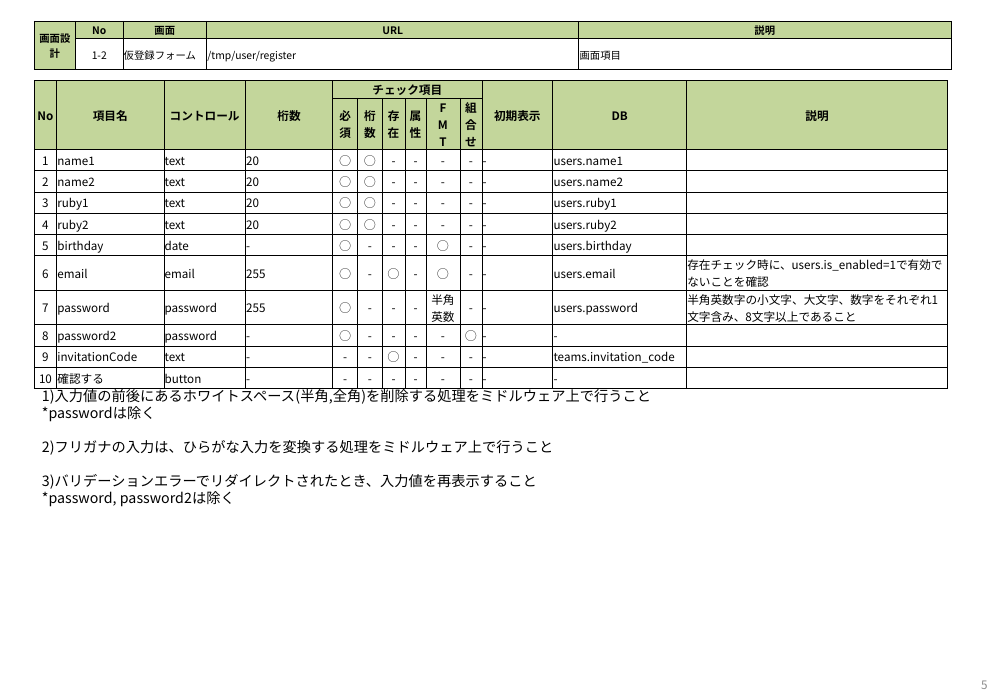
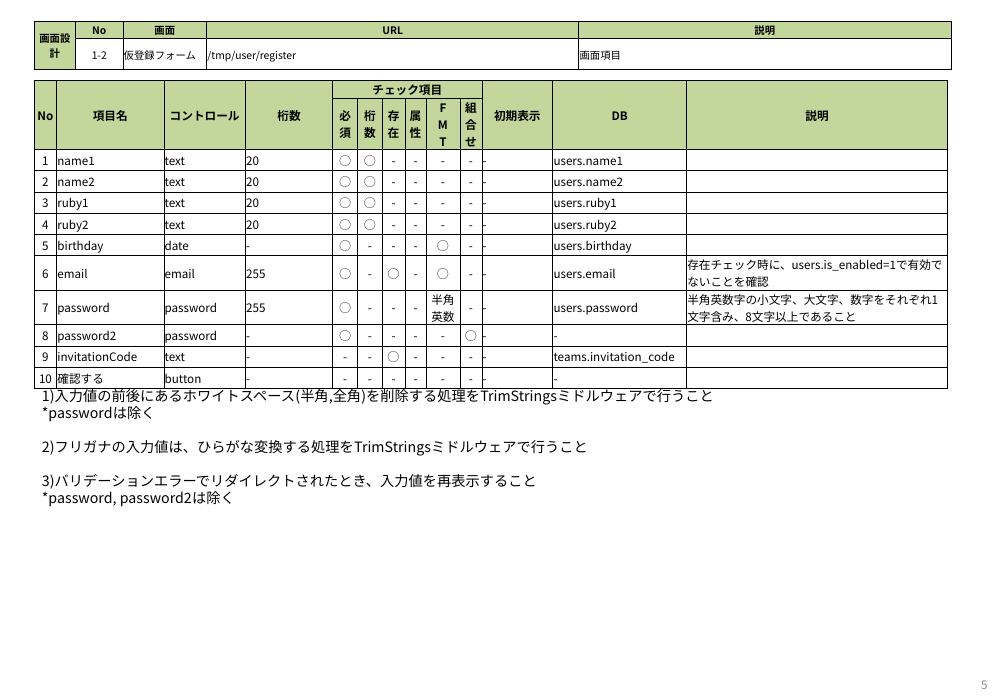
Before and after one commit to tooiea/OnLineDatingWithSportsApp, a slide deck: slide 5 of documents/OLDs_temp_user_register_document_spec.pptx. Drawn at 1008x698 pixels with LibreOffice and Linux fonts; fonts in the diff are those of the drawing. Boxes give left, top, right and bottom in pixels: in the first picture for what was removed or moved away, otherwise in the second. Text is boxed around its words. In the diff, an @@ line names an element or a change of style, - is before the commit and + after.

```diff
--- a/documents/OLDs_temp_user_register_document_spec.pptx
+++ b/documents/OLDs_temp_user_register_document_spec.pptx
@@ text at (42,387,714,405): text changed @@
-1)入力値の前後にあるホワイトスペース(半角,全角)を削除する処理をミドルウェア上で行うこと
+1)入力値の前後にあるホワイトスペース(半角,全角)を削除する処理をTrimStringsミドルウェアで行うこと
@@ text at (42,440,588,456): text changed @@
-2)フリガナの入力は、ひらがな入力を変換する処理をミドルウェア上で行うこと
+2)フリガナの入力値は、ひらがな変換する処理をTrimStringsミドルウェアで行うこと
```
Also in this commit, not shown: 6 other slides changed, 2 slides added, 13 other files.
